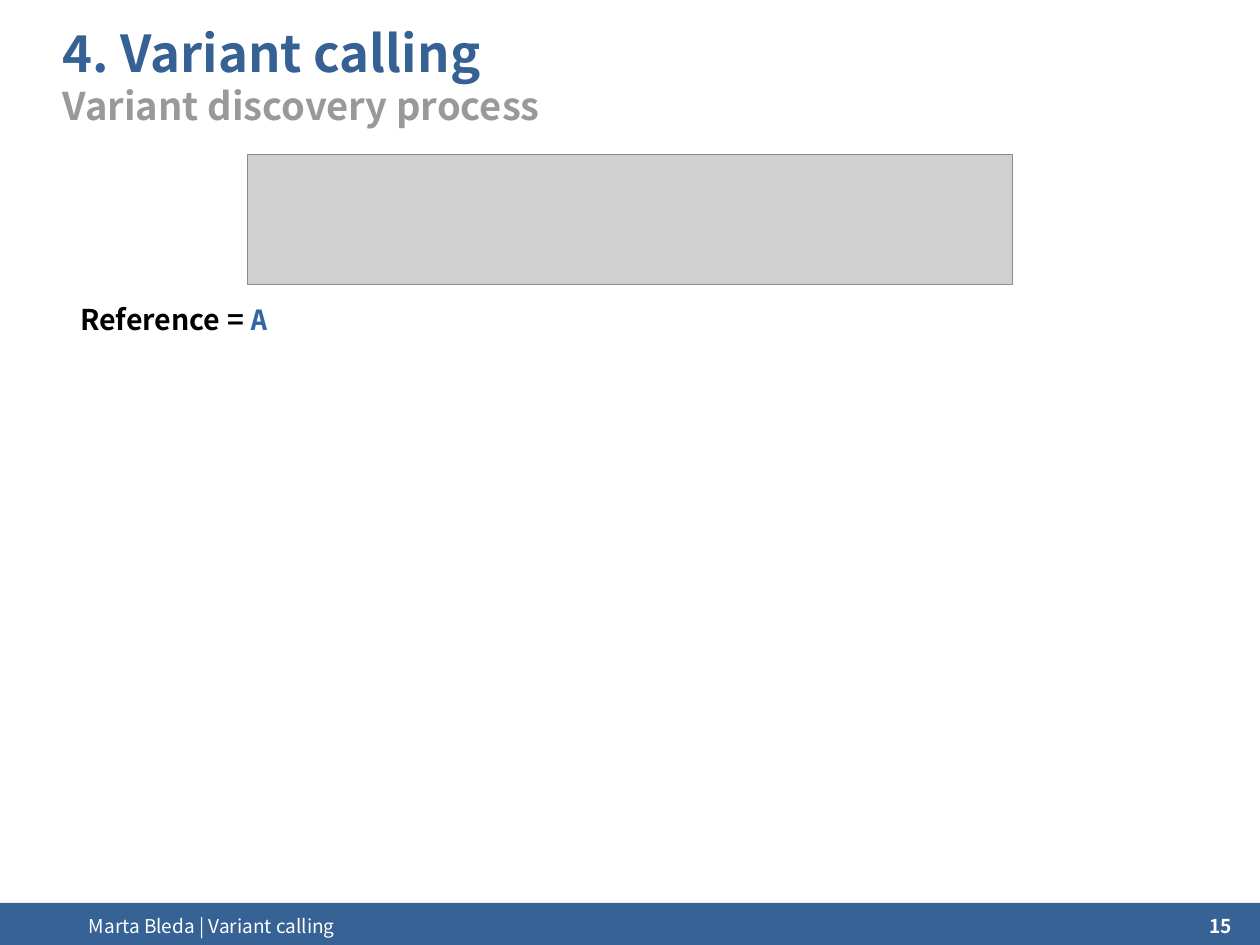
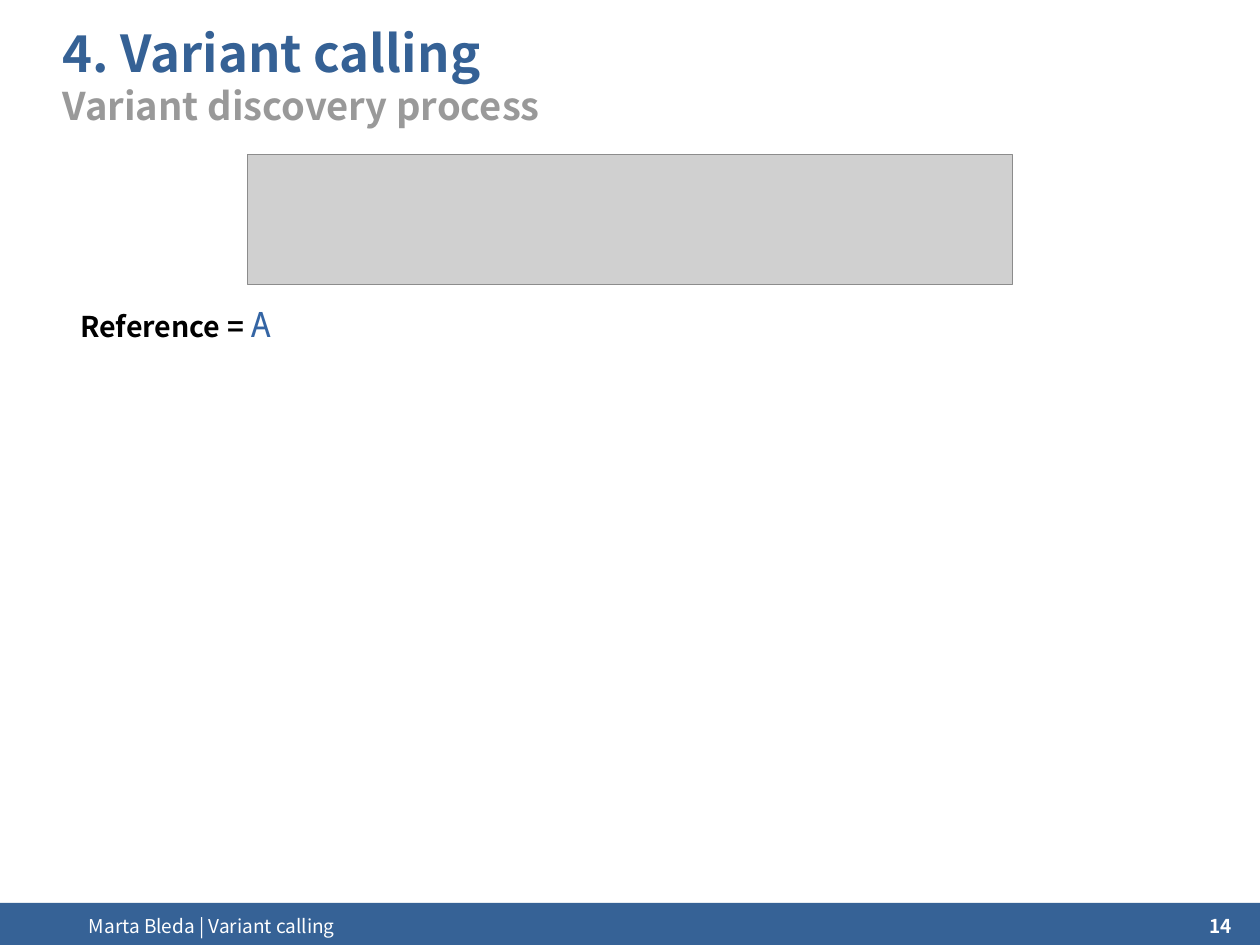
Before and after one commit to ngs-course/ngs-course.github.io, a slide deck: slide 14 of Course_Materials/variant_calling/presentation/2014-Cambridge_variant_calling.odp (slide 15 before the commit). Drawn at 1260x945 pixels with LibreOffice and Linux fonts; fonts in the diff are those of the drawing; grey boxes stand for pictures; background and template pictures are left out. Boxes give left, top, right and bottom in pixels: in the first picture for what was removed or moved away, otherwise in the second. Text is boxed around its words. In the diff, an @@ line names an element or a change of style, - is before the commit and + after.

Commit message:
Variant calling updated

```diff
--- a/Course_Materials/variant_calling/presentation/2014-Cambridge_variant_calling.odp
+++ b/Course_Materials/variant_calling/presentation/2014-Cambridge_variant_calling.odp
@@ text "Reference = A" at (80,312,271,338): size 18 to 22 pt, bold off in "A" @@
@@ page number at (1210,919,1232,933): text changed @@
-15
+14
```
Also in this commit, not shown: 7 other slides changed, 5 slides added, 8 other files.
